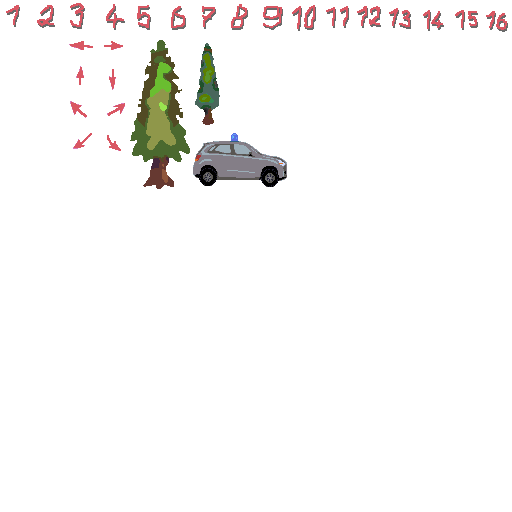
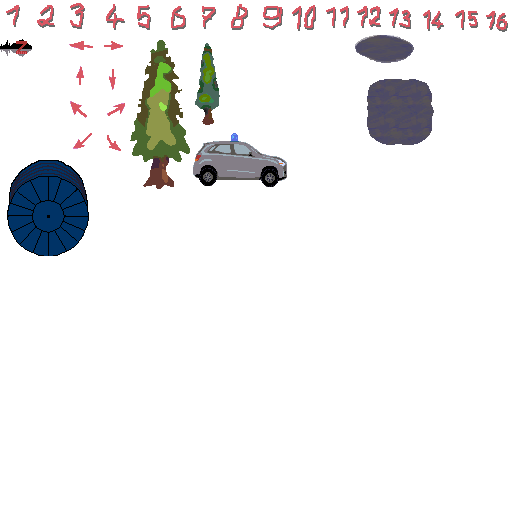
The second 512px x 512px image is a revision of the first. Changes to its layers:
pixels changed over (0, 35, 434, 256) (layer not identified)
